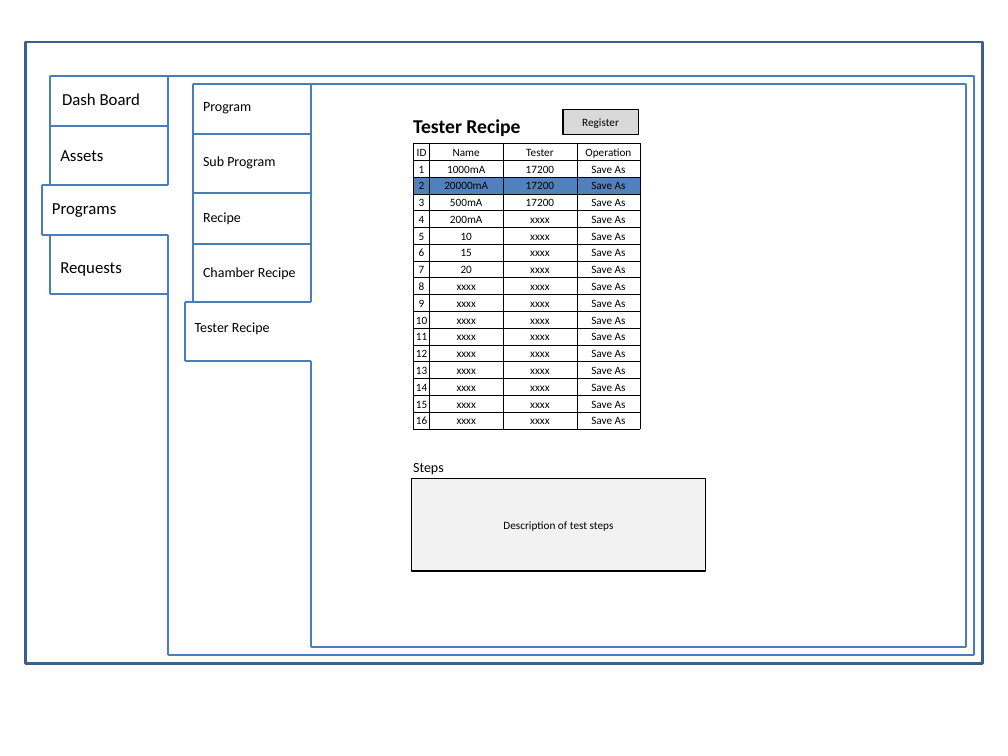
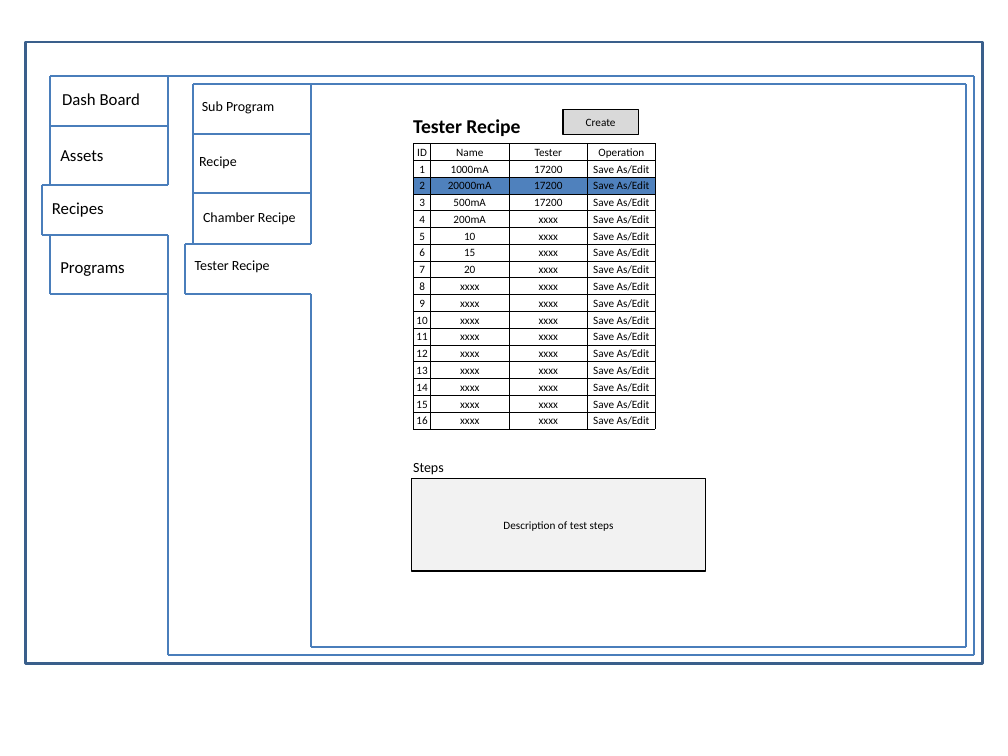
Before and after one commit to happylennychen/BCLabManager, a slide deck: slide 18 of Doc/UI Design.pptx (slide 21 before the commit). Drawn at 1008x756 pixels with LibreOffice and Linux fonts; fonts in the diff are those of the drawing. Boxes give left, top, right and bottom in pixels: in the first picture for what was removed or moved away, otherwise in the second. Text is boxed around its words. In the diff, an @@ line names an element or a change of style, - is before the commit and + after.

```diff
--- a/Doc/UI Design.pptx
+++ b/Doc/UI Design.pptx
@@ line moved from (194, 302) - (194, 84) to (194, 244) - (194, 84) @@
@@ line moved from (310, 302) - (310, 84) to (310, 244) - (310, 84) @@
@@ text "Sub Program": place and size @@
-text "Sub Program" at bbox=[203, 156, 275, 169]
+text "Sub Program" at bbox=[202, 101, 274, 114]
@@ text removed at bbox=[203, 102, 251, 114] @@
-Program
@@ text in rectangle at bbox=[586, 118, 616, 126]: text changed @@
-Register
+Create
@@ text "Recipe": place and size @@
-text "Recipe" at bbox=[203, 212, 241, 225]
+text "Recipe" at bbox=[199, 156, 237, 169]
@@ table at bbox=[413, 143, 655, 429] @@
-row 2, column 4: Save As
+row 2, column 4: Save As/Edit
-row 3, column 4: Save As
+row 3, column 4: Save As/Edit
-row 4, column 4: Save As
+row 4, column 4: Save As/Edit
-row 5, column 4: Save As
+row 5, column 4: Save As/Edit
-row 6, column 4: Save As
+row 6, column 4: Save As/Edit
-row 7, column 4: Save As
+row 7, column 4: Save As/Edit
-row 8, column 4: Save As
+row 8, column 4: Save As/Edit
-row 9, column 4: Save As
+row 9, column 4: Save As/Edit
-row 10, column 4: Save As
+row 10, column 4: Save As/Edit
-row 11, column 4: Save As
+row 11, column 4: Save As/Edit
-row 12, column 4: Save As
+row 12, column 4: Save As/Edit
-row 13, column 4: Save As
+row 13, column 4: Save As/Edit
-row 14, column 4: Save As
+row 14, column 4: Save As/Edit
-row 15, column 4: Save As
+row 15, column 4: Save As/Edit
-row 16, column 4: Save As
+row 16, column 4: Save As/Edit
-row 17, column 4: Save As
+row 17, column 4: Save As/Edit
@@ table: place and size @@
-table at bbox=[413, 143, 640, 428]
+table at bbox=[413, 143, 655, 429]
@@ text added at bbox=[52, 202, 104, 217], 12 pt, text #000000 @@
+Recipes
@@ text "Chamber Recipe": place and size @@
-text "Chamber Recipe" at bbox=[203, 267, 296, 280]
+text "Chamber Recipe" at bbox=[203, 212, 296, 225]
@@ text "Programs": place and size @@
-text "Programs" at bbox=[52, 203, 116, 217]
+text "Programs" at bbox=[60, 262, 124, 276]
@@ text removed at bbox=[60, 262, 122, 276] @@
-Requests
@@ text "Tester Recipe": place and size @@
-text "Tester Recipe" at bbox=[195, 322, 270, 335]
+text "Tester Recipe" at bbox=[195, 260, 270, 273]
@@ line moved from (194, 244) - (310, 244) to (184, 244) - (310, 244) @@
@@ line moved from (184, 361) - (184, 302) to (184, 294) - (184, 244) @@
@@ line moved from (184, 302) - (310, 302) to (184, 294) - (310, 294) @@
@@ line moved from (310, 647) - (310, 361) to (310, 647) - (310, 294) @@
@@ line removed from (184, 361) to (310, 361) @@
```
Also in this commit, not shown: 22 other slides changed, 7 slides added, 4 slides removed.
